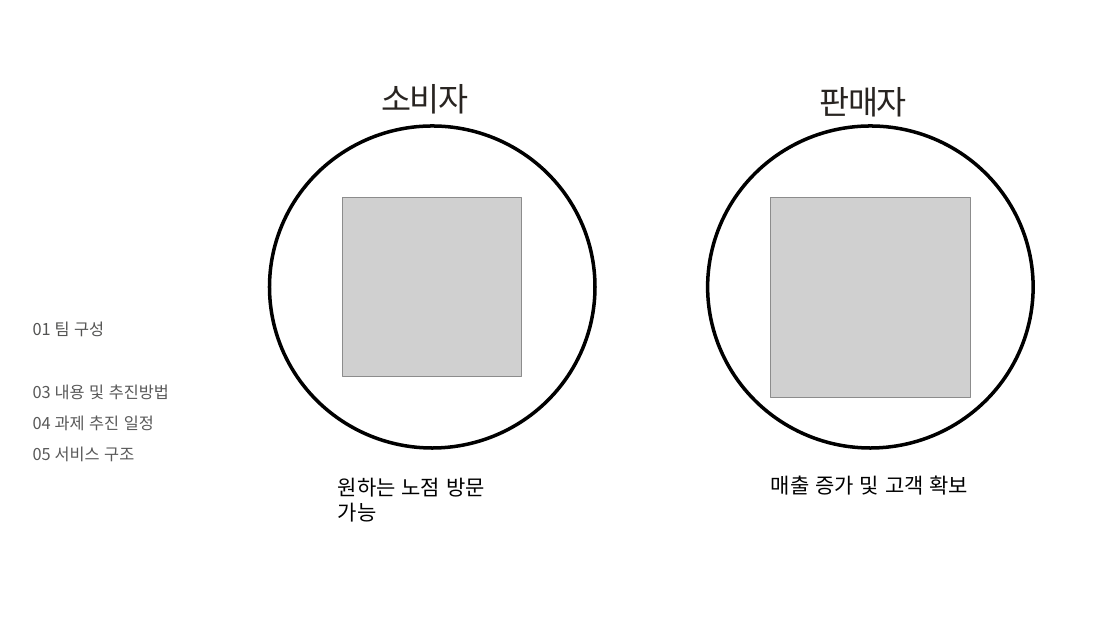
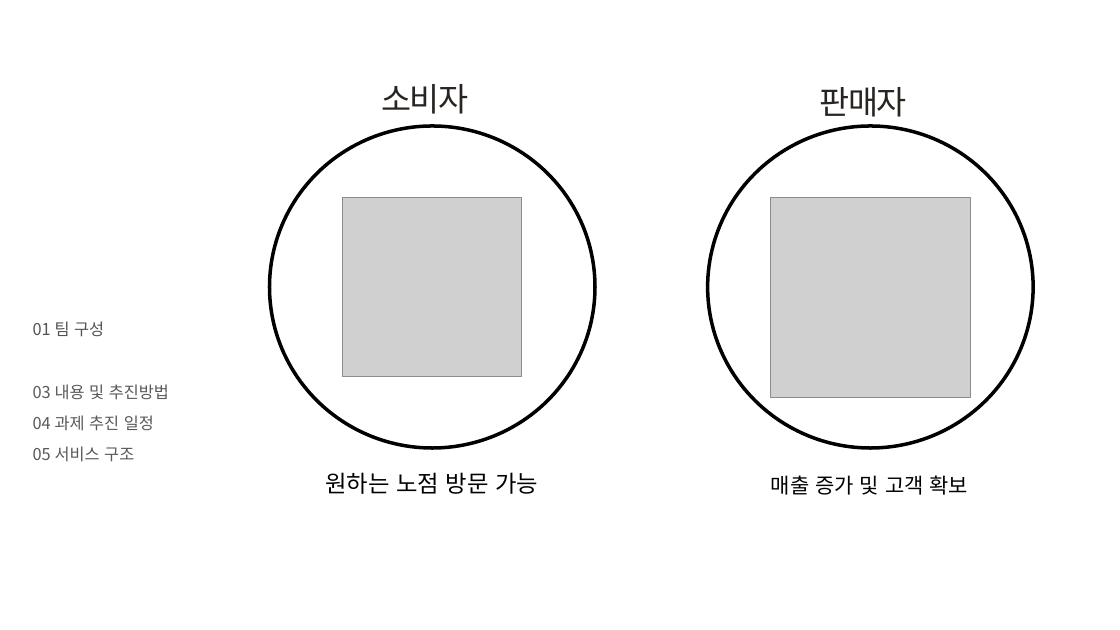
Before and after one commit to KIMTHE/KNU-MAP1-20212-Team01, a slide deck: slide 5 of document/Project_proposal_1조.pptx. Drawn at 1120x630 pixels with LibreOffice and Linux fonts; fonts in the diff are those of the drawing; grey boxes stand for pictures; background and template pictures are left out. Boxes give left, top, right and bottom in pixels: in the first picture for what was removed or moved away, otherwise in the second. Text is boxed around its words. In the diff, an @@ line names an element or a change of style, - is before the commit and + after.

```diff
--- a/document/Project_proposal_1조.pptx
+++ b/document/Project_proposal_1조.pptx
@@ text "원하는 노점 방문 가능" moved from (x1=338, y1=477, x2=485, y2=522) to (x1=325, y1=472, x2=538, y2=494) @@
@@ text "원하는 노점 방문 가능" at (x1=325, y1=472, x2=538, y2=494): size 18 to 20 pt @@
```
Also in this commit, not shown: 6 other slides changed, 1 other file.
